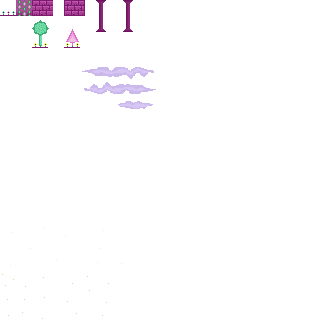
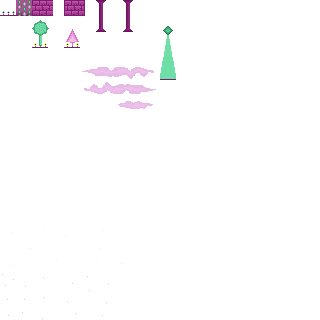
Layers edited between the first and the second 320×320 image:
painted on "clouds" over [82, 67, 156, 109]
painted on "tilesheet.png" over [160, 26, 176, 80]
